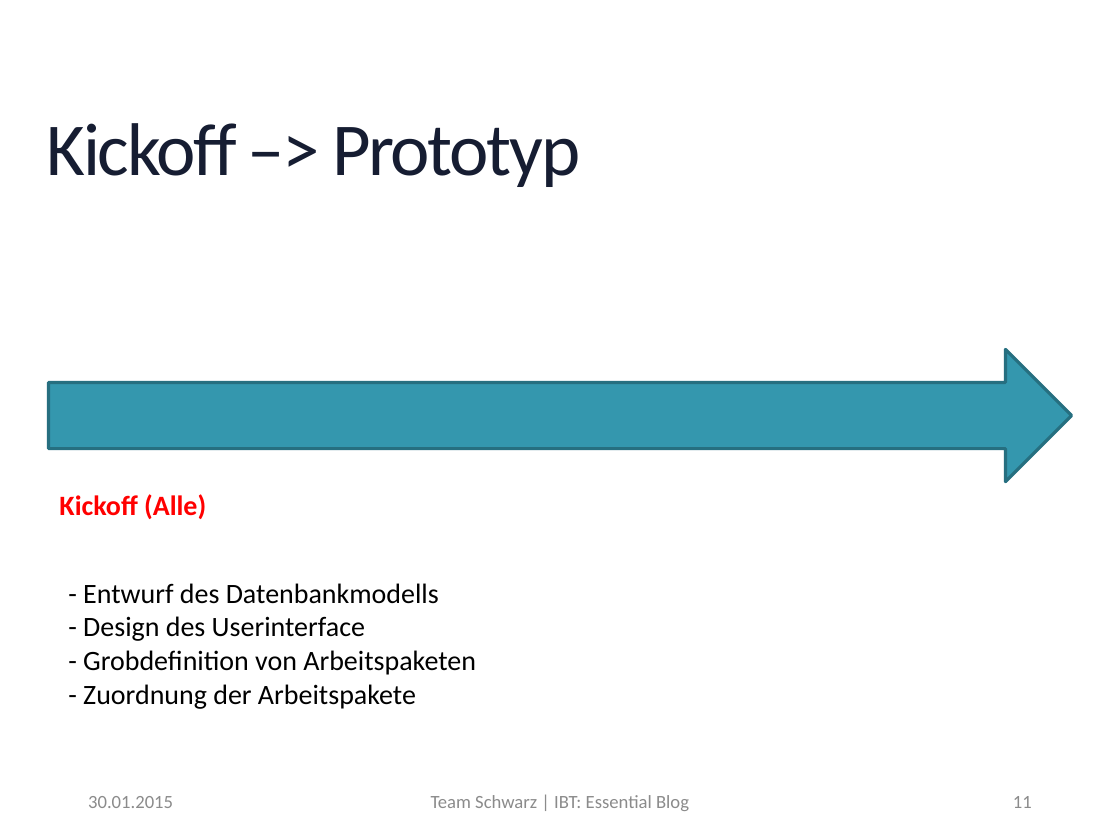
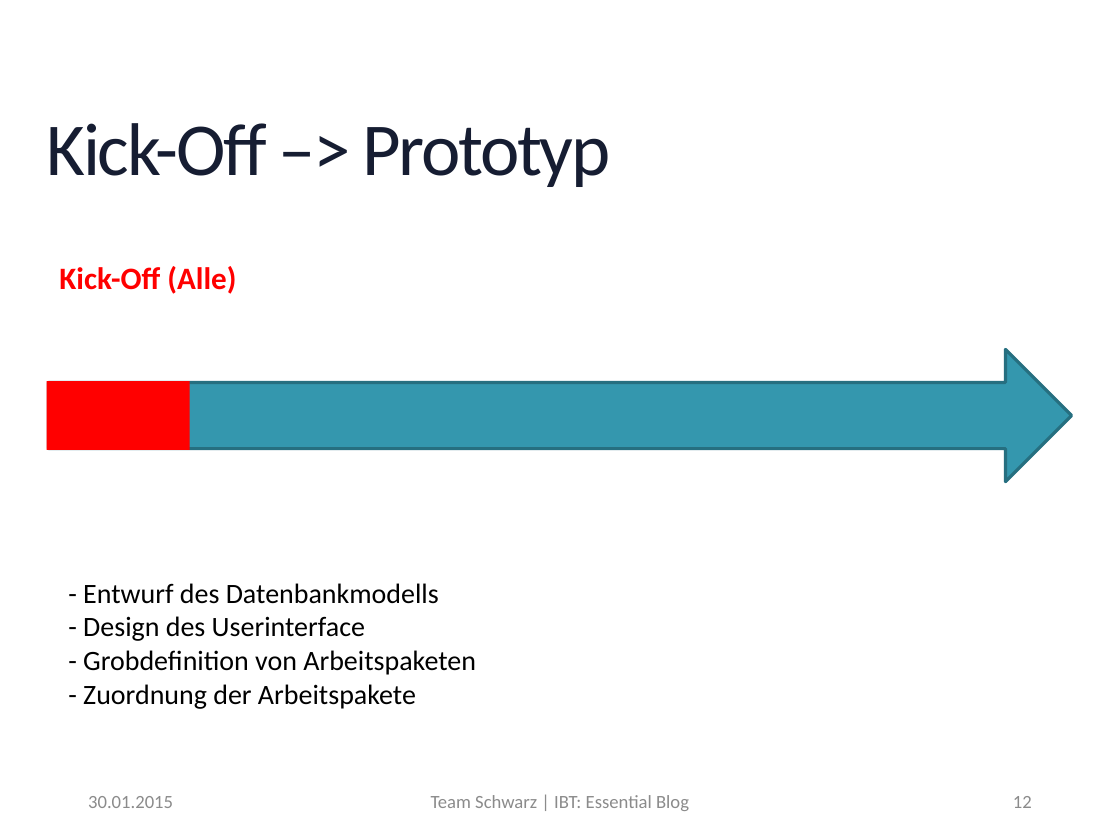
Before and after one commit to MrXXX92/EssentialBlog, a slide deck: slide 12 of Notizen/Präsentation_EssentialBlog.pptx (slide 11 before the commit). Drawn at 1120x840 pixels with LibreOffice and Linux fonts; fonts in the diff are those of the drawing; background and template pictures are left out. Boxes give left, top, right and bottom in pixels: in the first picture for what was removed or moved away, otherwise in the second. Text is boxed around its words. In the diff, an @@ line names an element or a change of style, - is before the commit and + after.

```diff
--- a/Notizen/Präsentation_EssentialBlog.pptx
+++ b/Notizen/Präsentation_EssentialBlog.pptx
@@ title at (47,123,611,187): text changed @@
-Kickoff –> Prototyp
+Kick-Off –> Prototyp
@@ text at (59,266,236,294): text changed; size 18 to 20 pt @@
-Kickoff (Alle)
+Kick-Off (Alle)
@@ rectangle added at (47,381,190,449), fill #FF0000 @@
@@ page number at (1013,796,1032,808): text changed @@
-11
+12
```
Also in this commit, not shown: 16 other slides changed, 4 slides added, 6 slides removed, 2 other files.
